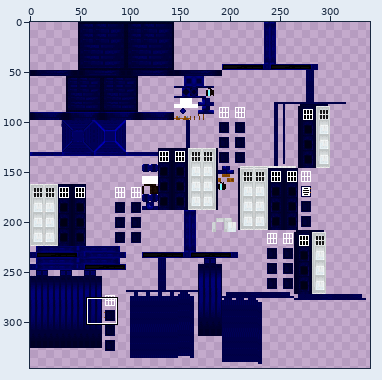
Two states of a sprite sheet, src/main/resources/assets/awt/textures/blockentities/exteriors/policebox_alt/policebox_alt.png. Above, an overview of the earlier version with the close-up marked.
Close-up. Old version:
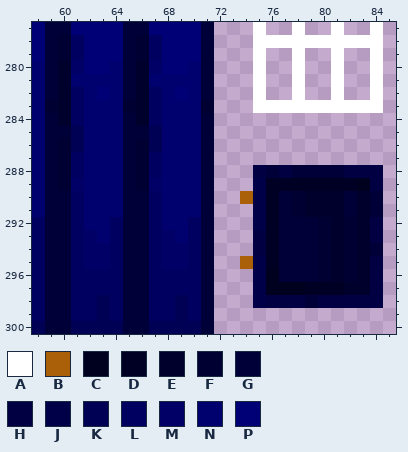
The file is 512x512 pixels. Pixels under 10% opacity are left out. Colours within 5 levels of each other are drawn and written as one. Shown: x 58..85, y 277..300. The wide view leaves out empty margins.
Palette (. is transparent): A #ffffff  B #a96008  C #00001f  D #000025  E #00002c  F #000033  G #000039  H #000042  J #000049  K #000055  L #000060  M #000066  N #00006f  P #000076
Pixels before, first column x 58:
277 PGGPPPPGGPPPPG...A..A..A..A
278 PGFLPPPGFLPPPG...AAAAAAAAAA
279 PGFLPPPGFLPPPG...A..A..A..A
280 NGEMPPNGEMPPNG...A..A..A..A
281 NGENNNNGENNNNG...A..A..A..A
282 NGELNPNGELNPNG...A..A..A..A
283 NFELNNNFELNNNF...AAAAAAAAAA
284 NGELNNNGELNNNG.............
285 NGGKNNNGGKNNNG.............
286 NGFKNNNGFKNNNG.............
287 NGFLNNNGFLNNNG.............
288 NGFLNNNGFLNNNG...HGHGGGGHHH
289 NGFMNNNGFMNNNG...JDDDDDDDCH
290 NGGLNNNGGLNNNG..BJDGFEEEGEG
291 NGGLNNNGGLNNNG...JDGFEEEGEG
292 LGGLNNLGGLNNLG...JDGGGFEFEH
293 LGGLMNLGGLMNLG...HDGGGFEFEH
294 LGGLMMLGGLMMLG...HDGGGFEFEG
295 LGGLMMLGGLMMLG..BJDGGGFEFEH
296 LGGLLLLGGLLLLG...JCGGGFEFEH
297 LGGLLLLGGLLLLG...JCCCDDDEEH
298 LGGLLKLGGLLKLG...JHHHGHHHHH
299 LGGLLKLGGLLKLG.............
300 KGGKKKKGGKKKKG.............
New version:
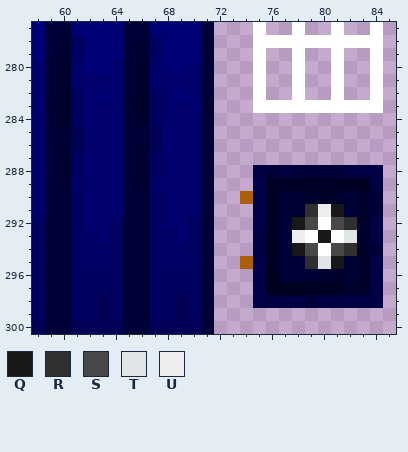
Colours new in this view: Q #181818  R #303030  S #484848  T #e0e6e8  U #ededed
The author wrote: Left box stuff
Edits made:
Changed rows in their new state; - is an unchanged pixel.
first column x 78:
291 -RUQ-
292 QSASR
293 UAQAT
294 QSASR
295 -RTQ-
